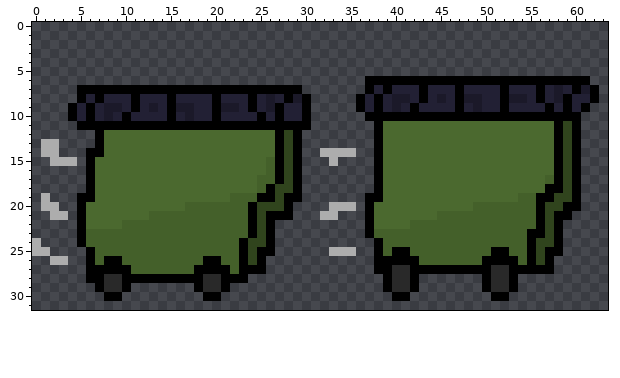
Two states of a pixel-art sprite, calamity-control/assets/minigames/dumpster/dumpster_bin_sprite_move.png. Above is the file before it was changed.
The file is 64x32 pixels.
Once edited:
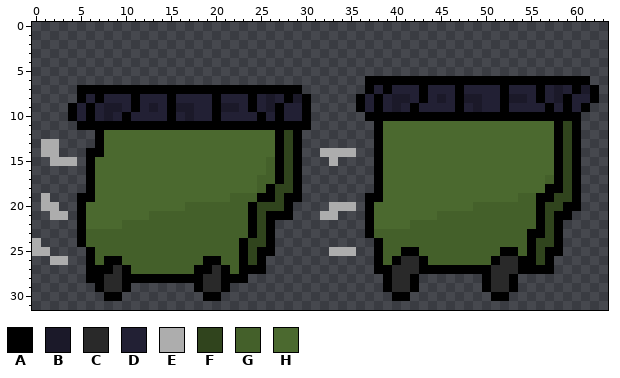
Palette (. is transparent): A #000000  B #1b1929  C #292929  D #222034  E #adadad  F #30441d  G #44602a  H #4b692f
What changed:
y 25: x 40 A -> G; x 42 G -> A; x 51 A -> G; x 53 G -> A
y 26: x 39 A -> G; x 41..43 AAG -> CCA; x 50 A -> G; x 52..54 AAG -> CCA
y 27: x 9 A -> C; x 20 A -> C; x 42 A -> C; x 53 A -> C
Boxes around the changes in both pictures, in picture pixels (x1, y1, x2, y2):
changed: (383, 247, 428, 274)
changed: (482, 247, 527, 274)
changed: (113, 265, 122, 274)
changed: (212, 265, 221, 274)
